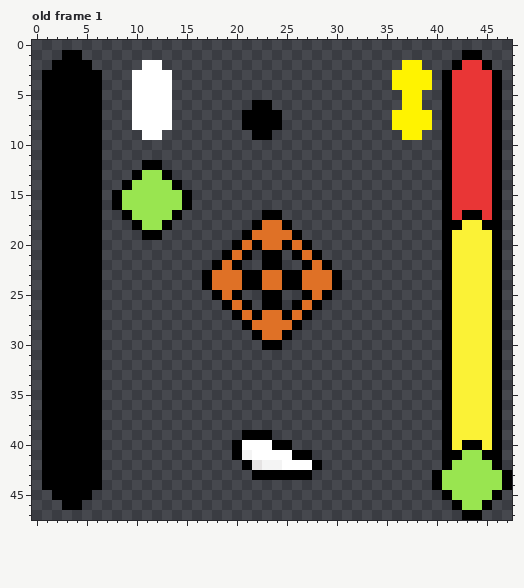
Pixel-art file, stored at assets/sprites/aim_system.aseprite. Above: the version before the commit.
48x48 pixels, 1 frame. Shown: old frame 1. The commit also changed other frames, which this record leaves out.
New version:
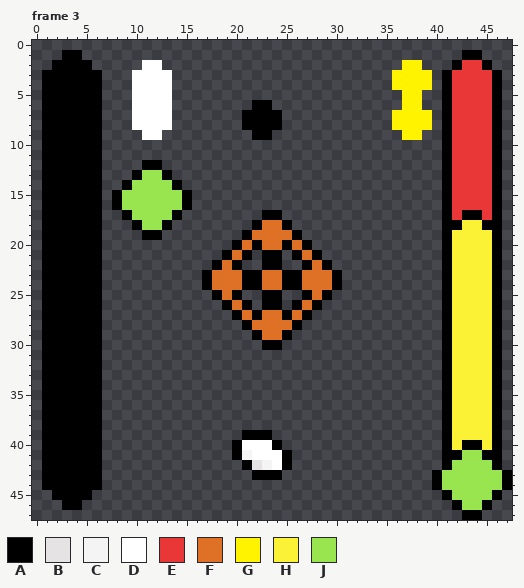
Palette (. is transparent): A #000000  B #e5e3e3  C #f4f4f4  D #ffffff  E #e93636  F #df7126  G #fff300  H #fbf236  J #99e550
A new or re-ordered frame is compared with the old frame closest to it.
The exact change:
frames 1 -> 5
Frame 3 is new; against old frame 1:
y 40: x 25 A -> .
y 41: x 25..27 DAA -> A..
y 42: x 24..28 CDDDA -> DA...
y 43: x 25..27 AAA -> ...
Pixel boxes of the changes (left, top, right, bottom) in both pictures:
changed: (272, 440, 322, 480)
